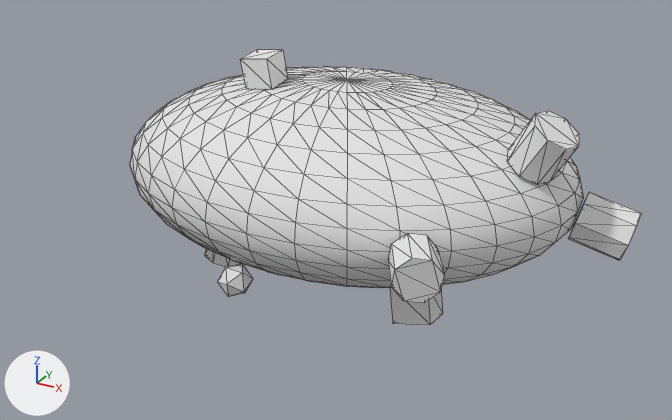
Renders of the glTF model public/Objects/object06_low.glb from each side of a commit.
Camera for both pictures: a 50 mm lens placed at (2.29, -4.29, 1.87), pointed at (0.03, -0.18, -0.19). Every picture has the same lights, and +X, +Y and +Z are marked at lower left. The first picture is the older version. Mesh edges are drawn as thin lines. Vertices at exactly the same position are counted once.

Objects in the first picture: 'object06_low'.
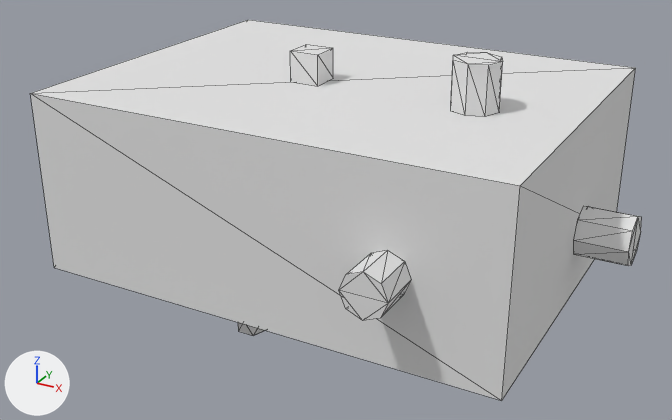
Boxes [x1, y1, x2, y2] around the edits, measured in the pictures (672 x 420 px):
```json
{"object": "object06_low", "change": "reshaped", "before": [130, 49, 642, 325], "after": [30, 20, 642, 400], "on screen": "19% wider, 38% taller"}
{"part": 1, "of": "me_sphere_015", "change": "added", "after": [30, 20, 636, 400]}
{"part": 2, "of": "me_sphere_015", "change": "added", "after": [574, 206, 642, 266]}
{"part": 3, "of": "me_sphere_015", "change": "added", "after": [238, 322, 265, 336], "on screen": "mostly hidden"}
{"part": 4, "of": "me_sphere_015", "change": "added", "after": [451, 52, 503, 117]}
{"part": 5, "of": "me_sphere_015", "change": "added", "after": [290, 44, 333, 86]}
{"part": 6, "of": "me_sphere_015", "change": "added", "after": [339, 250, 411, 320]}
{"part": 7, "of": "me_sphere_015", "change": "deleted", "before": [130, 66, 583, 288]}
{"part": 8, "of": "me_sphere_015", "change": "deleted", "before": [205, 249, 241, 267]}
{"part": 9, "of": "me_sphere_015", "change": "deleted", "before": [388, 233, 444, 303]}
{"part": 10, "of": "me_sphere_015", "change": "deleted", "before": [507, 111, 579, 185]}
{"part": 11, "of": "me_sphere_015", "change": "deleted", "before": [568, 192, 642, 260]}
{"part": 12, "of": "me_sphere_015", "change": "deleted", "before": [218, 264, 253, 297]}
{"part": 13, "of": "me_sphere_015", "change": "deleted", "before": [390, 288, 443, 325]}
{"part": 14, "of": "me_sphere_015", "change": "deleted", "before": [241, 49, 288, 89]}
```

Scene script edits in JSON lines:
```json
{"block": "me_sphere_015", "where": "# used by ob_object06_low; location = (0.0, 0.0, 0.0)"}
{"op": "remove", "block": "me_sphere_015", "code": "me_sphere_015.from_pydata(...)  # 614 vertices, 1184 faces; spans x -1.3..1.58, y -1.06..1.17, z -0.68..0.65"}
{"op": "add", "block": "me_sphere_015", "code": "me_sphere_015.from_pydata(...)  # 140 vertices, 236 faces; spans x -1.3..1.57, y -1.23..1.09, z -0.77..0.75"}
{"block": "me_sphere_015", "change": "me_sphere_015 part 1: a new loose piece, a box spanning x -1.3..1.3, y -1.0..1.0, z -0.5..0.5, in mat_mat_object06_low (white #e5e5e5)"}
{"block": "me_sphere_015", "change": "me_sphere_015 part 2: a new loose piece, an 8-sided cylinder along x spanning x 1.3..1.57, y -0.01..0.26, z -0.28..-0.01, in mat_mat_object06_low (white #e5e5e5)"}
{"block": "me_sphere_015", "change": "me_sphere_015 part 3: a new loose piece, an icosphere of 20 faces spanning x -0.18..-0.03, y -0.91..-0.75, z -0.68..-0.5, in mat_mat_object06_low (white #e5e5e5)"}
{"block": "me_sphere_015", "change": "me_sphere_015 part 4: a new loose piece, an 8-sided cylinder along z spanning x 0.66..0.91, y -0.28..-0.03, z 0.5..0.75, in mat_mat_object06_low (white #e5e5e5)"}
{"block": "me_sphere_015", "change": "me_sphere_015 part 5: a new loose piece, a box spanning x -0.24..-0.08, y -0.18..-0.01, z 0.5..0.67, in mat_mat_object06_low (white #e5e5e5)"}
{"block": "me_sphere_015", "change": "me_sphere_015 part 6: a new loose piece, an 8-sided cylinder along y spanning x 0.62..0.86, y -1.23..-1.0, z -0.14..0.09, in mat_mat_object06_low (white #e5e5e5)"}
{"block": "me_sphere_015", "change": "me_sphere_015 part 7: the loose piece of 482 vertices spanning x -1.3..1.3, y -1.0..1.0, z -0.5..0.5 is deleted"}
{"block": "me_sphere_015", "change": "me_sphere_015 part 8: the loose piece of 16 vertices spanning x -0.85..-0.56, y -0.31..-0.05, z -0.68..-0.39 is deleted"}
{"block": "me_sphere_015", "change": "me_sphere_015 part 9: the loose piece of 16 vertices spanning x 0.68..0.98, y -1.06..-0.75, z -0.13..0.1 is deleted"}
{"block": "me_sphere_015", "change": "me_sphere_015 part 10: the loose piece of 16 vertices spanning x 0.97..1.32, y -0.32..-0.04, z 0.2..0.54 is deleted"}
{"block": "me_sphere_015", "change": "me_sphere_015 part 11: the loose piece of 16 vertices spanning x 1.25..1.58, y -0.04..0.26, z -0.26..0.07 is deleted"}
{"block": "me_sphere_015", "change": "me_sphere_015 part 12: the loose piece of 12 vertices spanning x -0.22..-0.07, y -1.0..-0.82, z -0.4..-0.25 is deleted"}
{"block": "me_sphere_015", "change": "me_sphere_015 part 13: the loose piece of 8 vertices spanning x 0.47..0.72, y -0.46..-0.2, z -0.66..-0.38 is deleted"}
{"block": "me_sphere_015", "change": "me_sphere_015 part 14: the loose piece of 8 vertices spanning x -0.5..-0.31, y -0.28..-0.09, z 0.45..0.65 is deleted"}
{"block": "me_sphere_015", "change": "other edits to the shape of me_sphere_015 do not show in these pictures"}
```
